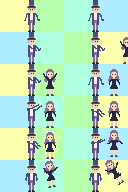
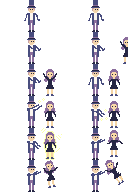
Layers edited between the first and the second 128px x 192px image:
renamed "Layer 13" to "Layer 14 copy", painted on it over [left=89, top=160, right=124, bottom=192]
renamed "Layer 11 copy 8" to "Layer 14", painted on it over [left=25, top=160, right=58, bottom=192]
hid group "BackGround" (24 layers) over [left=0, top=0, right=128, bottom=192]
